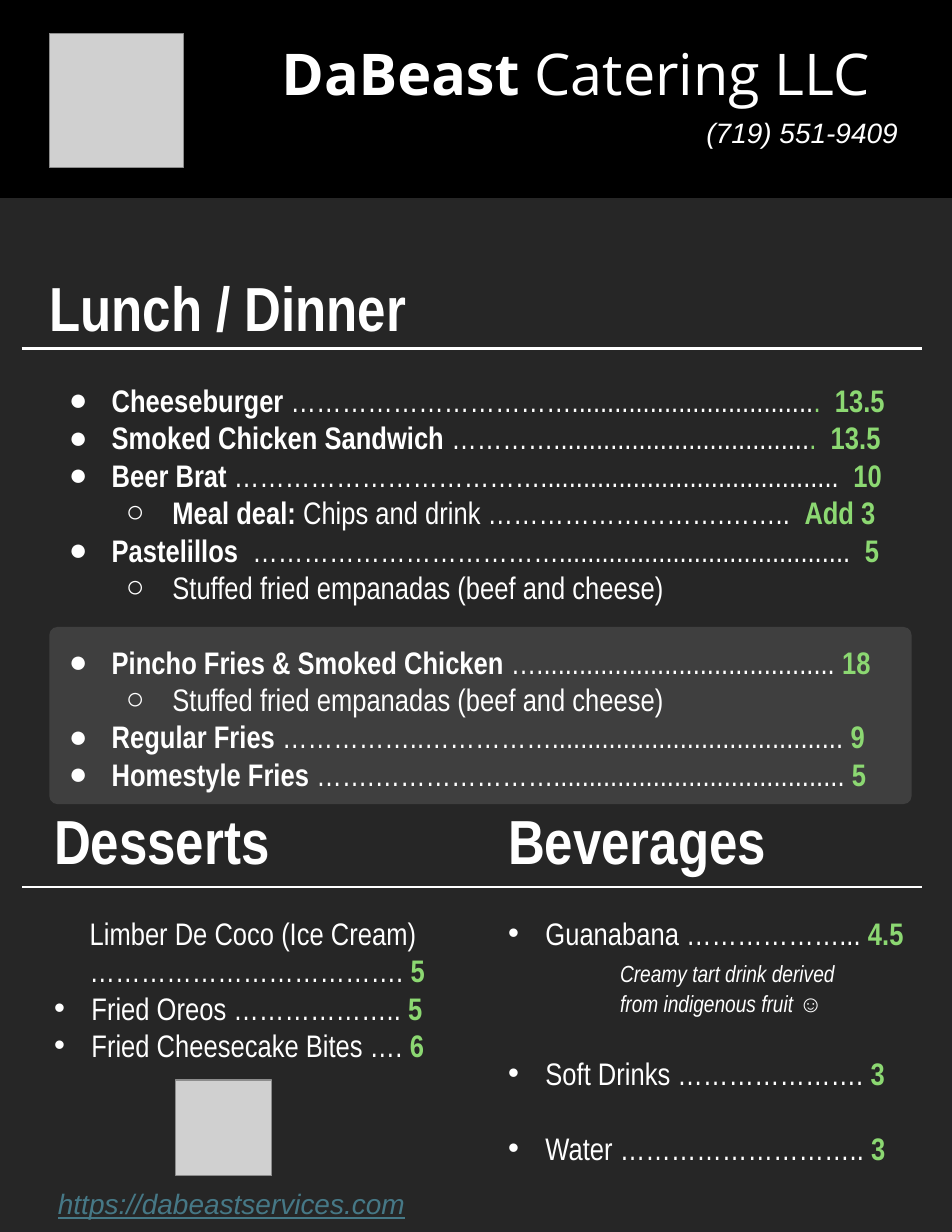
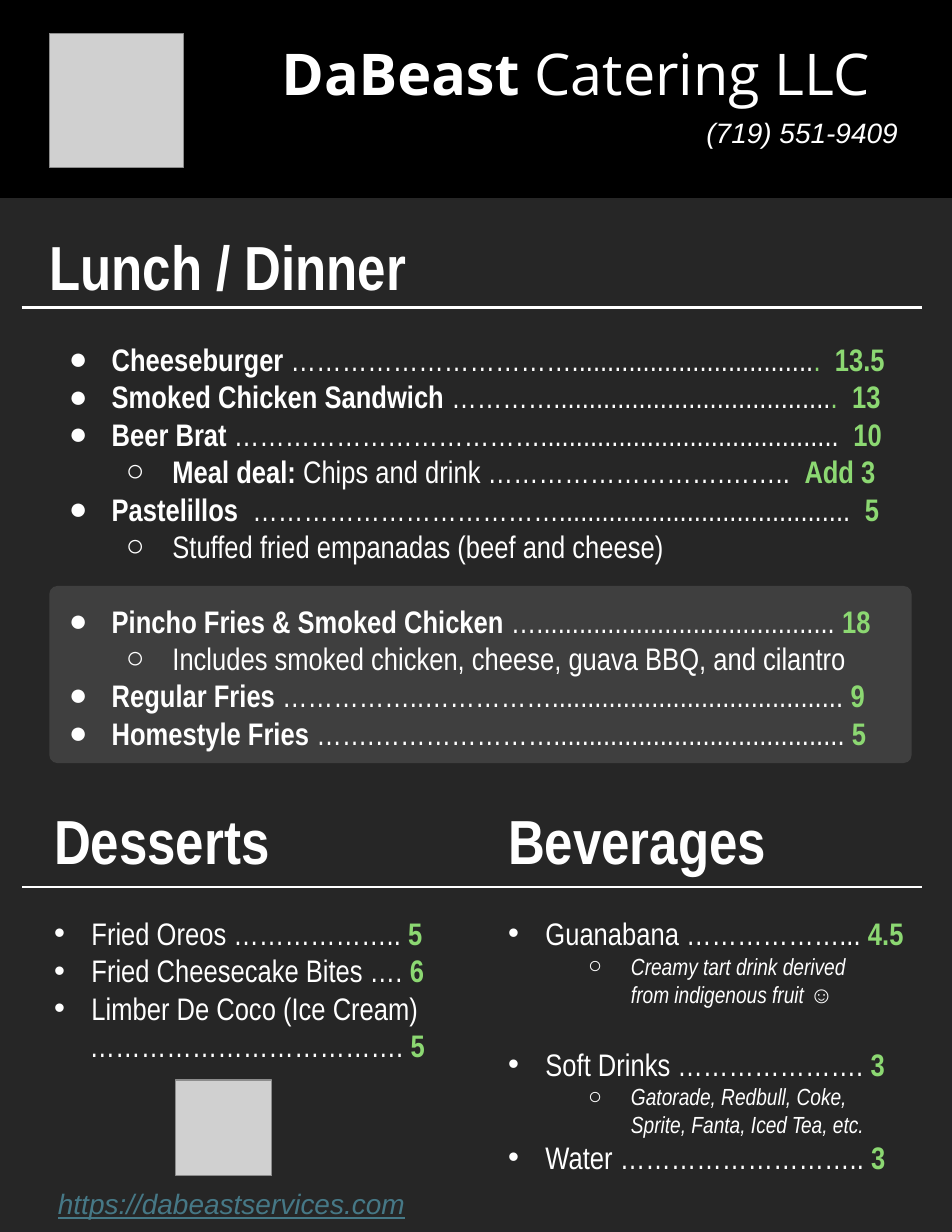
Before and after one commit to dabeastservices/dabeastservices.github.io, a slide deck: slide 1 of misc/Menu Letter 8.5 by 11 on 12-12-24/2_Letter_DaBeast Services Menu.pptx. Drawn at 952x1232 pixels with LibreOffice and Linux fonts; fonts in the diff are those of the drawing; grey boxes stand for pictures. Boxes give left, top, right and bottom in pixels: in the first picture for what was removed or moved away, otherwise in the second. Text is boxed around its words. In the diff, an @@ line names an element or a change of style, - is before the commit and + after.

```diff
--- a/misc/Menu Letter 8.5 by 11 on 12-12-24/2_Letter_DaBeast Services Menu.pptx
+++ b/misc/Menu Letter 8.5 by 11 on 12-12-24/2_Letter_DaBeast Services Menu.pptx
@@ text at [112, 385, 880, 409]: text changed @@
-● Smoked Chicken Sandwich …………..................................... 13.5
+● Smoked Chicken Sandwich …………........................................ 13
@@ 1 text, 1 line, 1 rounded rectangle: place and size @@
-1 text, 1 line, 1 rounded rectangle at [21, 286, 922, 804]
+1 text, 1 line, 1 rounded rectangle at [21, 245, 922, 763]
@@ text at [172, 647, 845, 676]: text changed @@
-  ○ Stuffed fried empanadas (beef and cheese)
+  ○ Includes smoked chicken, cheese, guava BBQ, and cilantro
@@ text at [91, 922, 424, 983]: paragraphs added @@
+• Fried Oreos ……………….. 5
+• Fried Cheesecake Bites …. 6
@@ text at [631, 958, 846, 1008]: bullet none to ○; list level 1 to 2 in "Creamy tart drink derived from ..." @@
@@ text at [91, 997, 424, 1058]: paragraphs removed @@
-• Fried Oreos ……………….. 5
-• Fried Cheesecake Bites …. 6
@@ text at [91, 997, 418, 1026]: bullet none to • @@
@@ text at [631, 1088, 864, 1138]: paragraph added @@
+  ○ Gatorade, Redbull, Coke,
+    Sprite, Fanta, Iced Tea, etc.
```
Also in this commit, not shown: 12 other files.
